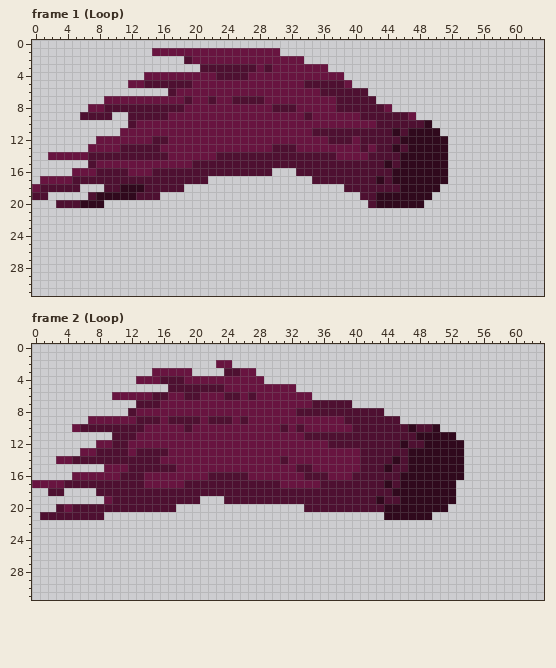
One commit to this pixel-art file: Ennemie/Ennemie asp.aseprite. Above, as it was before the edit.
64x32 pixels, 12 frames. Shown: frame 1 (Loop), frame 2 (Loop). The commit also changed other frames, which this record leaves out.
Now the later version:
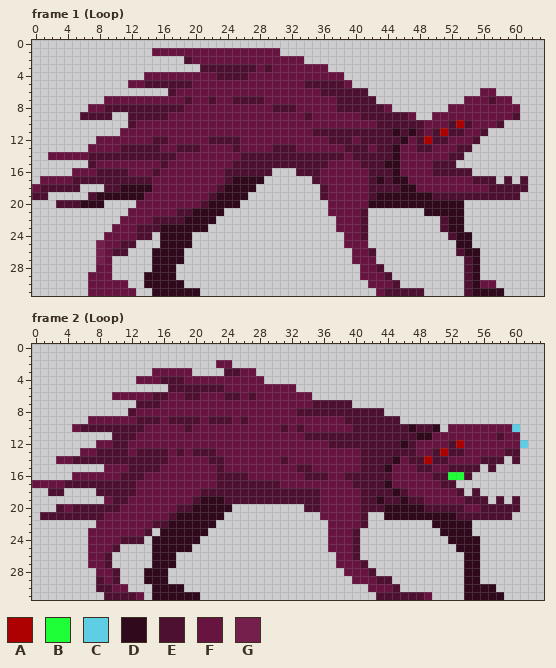
Palette (. is transparent): A #ad0000  B #1fff37  C #5fcde4  D #30091d  E #4e1031  F #681440  G #751f4c
Edits made:
layer "Anim/patte avant gauche" now shown
layer "Anim/patte arriere gauche" now shown
layer "Anim/body" now shown
layer "Anim/patte avant droite" now shown
layer "Anim/patte arriere droite" now shown
layer "Anim/Tete" now shown
layer "Anim/eyes" now shown
layer "original/patte arriere gauche" now shown
layer "original/patte avant gauche" now shown
layer "original/patte avant droite" now shown
layer "original/patte arriere droite" now shown
layer "original/tete" now shown
--- frame 1 (Loop)
@@ x 0..63 @@
  5 ............FFEEEEEEFFFFFFFFFFFFFFEEEEEF........................
- 6 .................EFFFFFFFFFFFFFFFFFFEEEEEE......................
- 7 .........FFFFFFFFFFEFFEFFEEEEFFFFFFFFFEEEEE.....................
- 8 .......FFEEEEEEEEEEFFFFFFFFFFFEEEFFFFFEEEEEEF...................
- 9 ......EEEE..EEEEEFFFFFFFFFFFFFFFFFEFFFFFFEEEEEEF................
-10 ............EFFFFFFFFFFFFFFFFFFFFFFFFFFFFFFEEEEEED..............
-11 ...........FFFFFFFFFFFFFFFFFFFFFFFFEEEEEEEEEEDEDDDD.............
-12 ........FFFFFFFEEFFFFFFFFFFFFFFFFFFFFEEEFEEEEEDDDDDD............
-13 .......FFFFEEEEEFFFFFFFFFFFFFFEEEFFFFFFFFEFEEDEDDDDD............
-14 ..FFFFFEEEEEEEEEEFFFFFFEEEEEEEEEEEEEEEFFFFEEEEDDDDDD............
-15 .......EFFFFFFFFFFFFEEEEEEEEEEEEEEEEEEEEEEEEDEDDDDDD............
-16 .....FFFEEEEFFFEEEEEEEEEEEEEEE...EEEEEEEEEEEEDDDDDDD............
-17 .FFFFEEEEEEEEEEEEEEEEE.............EEEEEEEEDEDDDDDDD............
-18 FEEEEE...EEDDDEEEEE....................EEEEEEEDDDDD.............
-19 EE.....EDDDDDEEE.........................EEDDDDDDD..............
-20 ...EEEDDD.................................EDDDDDD...............
-21 ................................................................
-22 ................................................................
-23 ................................................................
-24 ................................................................
-25 ................................................................
-26 ................................................................
-27 ................................................................
-28 ................................................................
-29 ................................................................
-30 ................................................................
-31 ................................................................
+ 6 .................EFFFFFFFFFFFFFFFFFFEEEEEE..............FF......
+ 7 .........FFFFFFFFFFEFFEFFEEEEFFFFFFFFFEEEEE...........FFFEFF....
+ 8 .......FFEEEEEEEEEEFFFFFFFFFFFEEEFFFFFEEEEEEF.......FFFFFFFFF...
+ 9 ......EEEE..EEEEEFFFFFFFFFFFFFFFFFEFFFFFFEEEEEEF..FFFFFFFFFFE...
+10 ............EFFFFFFFFFFFFFFFFFFFFFFFFFFFFFFEEEEEEFFFEAEFFFE.....
+11 ...........FFFFFFFFFFFFFFFFFFFFFFFFEEEEEEEEEEDEDEFEAEEFFE.......
+12 ........FFFFFFFEEFFFFFEEEEFFFFFFFFFFFEEEFEEEEEDFEAEEFFFE........
+13 .......FFFFEEEEEFFEEEFFFFEFFFFEEEFFFFFFEEEFEEDFFEEFFFEE.........
+14 ..FFFFFEEEEEEEEEEEFFFFFFFFEEEEEEEEEEEEEFEEEEEDFFFFFFEE..........
+15 .......EFFFFFFFFEFFFFFFFFEEEEEEEEEEEEFFFFEEEDDFFFFEEE...........
+16 .....FFFEEEEFFFEFFFFFFFFEEEEEE...EEEFFFFFFEEEDFFFFEEEEE.........
+17 .FFFFEEEEEEEEEEFFFFFFFFFEDDDD......EFFFFFFEDEDDFFFFFFFFEEE.E.E..
+18 FEEEEE...EEDDDDFFFFFFFFEDDDD........EFFFFFEEEEDDFFFFFFFFFEEEEE..
+19 EE.....EDDDDDDFFFFFFFFEDDDD.........EFFFFFEDDDDDDDEEEEEEEEEEE...
+20 ...EEEDDD....FFFFFFFFEDDDD...........FFFFFDDDDDDDDDDDD..........
+21 ............FFFFFFEEDDDD.............FFFFE.......DDDDD..........
+22 ...........FFFFEEEEDDDD...............FFFE.........EDD..........
+23 ..........FFFEEEDDDDDD................FFFE.........EDD..........
+24 .........FFFFEE.DDDD...................FFE..........EDD.........
+25 ........GFFEE...DDDD...................FFF...........DD.........
+26 ........GFEE...DDDD.....................FFE..........EDD........
+27 ........GF.....DDDD.....................FFF...........ED........
+28 ........FF.....DDD.......................FFE..........ED........
+29 .......FFF....DDDD.......................FFFE.........ED........
+30 .......FFFFF..DDDDD.......................FFFE........EDFF......
+31 .......FFFFFF..DDDDDD......................FEEEEE.....EDDDD.....
--- frame 2 (Loop)
@@ x 0..63 @@
  9 .......FFFFFFEEEFEEEEFEEEFEFFFFFFFFFFFFEEEEEEE..................
-10 .....FEEEEEEEEFFFFFEFFFFFFFFFFFEFEFFFFFFEEEEEEEDEED.............
-11 ..........EEEFFFFFFFFFFFFFFFFFFFFFEEEEEEEEEEEEEEDDDDD...........
-12 ........FFEEFFFFFFFFFFFFFFFFFFFFFFFFFEEEEEEEEEDEEDDDDD..........
-13 ......FFEEEEFEEEEFFFFFFFFFFFFFFFFFFFFFFFFEEEEEEDDDDDDD..........
-14 ...FFEEEEEEEEEEEFFFFFFFFFFFFFFFEFFFFFFFFFEEEEDEDDDDDDD..........
-15 .........FFFEEEEEEFFFFFFFFFFFFFFFEEFFFFFFEEEDEEDDDDDDD..........
-16 .....FFFFFFEEEFFFFFFFFEEEEEFFFFFFFEEEFFFEEEEEEDDDDDDDD..........
-17 FFFFEEEEEEEEEEFFFFFEEEEEEEEEEEEFFFFFEEEEEEEEDEDDDDDDD...........
-18 ..EE....EEEEEEEEEEEEEEEEEEEEEEEEEEEEEEEEEEEEEDDDDDDDD...........
-19 .........FEEEEEEEEEEE...EEEEEEEEEEEEEEEEEEEDEEDDDDDDD...........
-20 ...EFEEEEEEEEEEEEE................EEEEEEEEEEDDDDDDDD............
-21 .EEEEEEEE...................................DDDDDD..............
-22 ................................................................
-23 ................................................................
-24 ................................................................
-25 ................................................................
-26 ................................................................
-27 ................................................................
-28 ................................................................
-29 ................................................................
-30 ................................................................
-31 ................................................................
+10 .....FEEEEEEEEFFFFFEFFFFFFFFFFFEFEFFFFFFEEEEEEEDEED.FFFFFFFFC...
+11 ..........EEEFFFFFFFFFFFFFFFFFFFFFEEEEEEEEEEEEEEDDFFFFFFFFEFF...
+12 ........FFEEFFFFFFFFFFFFFFFFFFFFFFFFFEEEEEEEEEDEFFFFEAFFFFFFFC..
+13 ......FFEEEEFEEEEFEFEEEFFFFFFFFFFFFFFFFFFEEEEEEEFFEAEEFFFFFEE...
+14 ...FFEEEEEEEEEEEEFFFFFEEFFFFFFFEFFFFFFFFFEEEEDFEEAEEFFFFEEE.E...
+15 .........FFFEEEEFFFFFFFEFFFFFFFFFEEFFFFFFEEEDFFFEEFFEEEE.E......
+16 .....FFFFFFEEEFFFFFFFFFEEEEFFFFFFFEEEFFEEEEEEFFFFFEEBBE.........
+17 FFFFEEEEEEEEEFFFFFFFFFFEEEEEEEEFFFFFFFFFEEEEDFFFFFFEE...........
+18 ..EE....EEEEEFFFFFFFFEEEEEEEEEEEEEEEFFFFFEEEEDEFFFFFFE.E........
+19 .........FEEFFFFFFFFEDDDEEEEEEEEEEEEFFFFFEEDEEDEEFFFFFEEE.E.E...
+20 ...EFEEEEEEFFFFFFFEEDDDDD.........EEFFFFFEEEDDDDDEEEEEFFEEEEE...
+21 .EEEEEEEEFFFFFFFFEDDDDDD............FFFFFE..DDDDDDDDDEEEEEEE....
+22 ........FFFFFFFEEDDDDDD..............FFFFE........DDDDD.........
+23 .......FFFFFFFE.DDDDDD...............FFFE..........DDDD.........
+24 .......FFFFEEE.DDDDDD................FFFE...........DDDD........
+25 .......FFFE....DDDDD.................FFFE............DDD........
+26 .......FFE.....DDD....................FFE.............DD........
+27 .......FFE.....DDD....................FFFE............DD........
+28 ........FFE...DDD......................FFFE...........DD........
+29 ........EFE...DDD.......................FFFEE.........DD........
+30 ........EEFF...DDDD.......................FFFE........DDDD......
+31 .........EEEEF.DDDDDD......................EEEEEEF....DDDDD.....
Where, in picture pixels (left, top, right, bottom), the same in both pictures:
changed: (320, 88, 528, 296)
changed: (88, 136, 264, 296)
changed: (320, 424, 528, 600)
changed: (88, 448, 232, 600)
